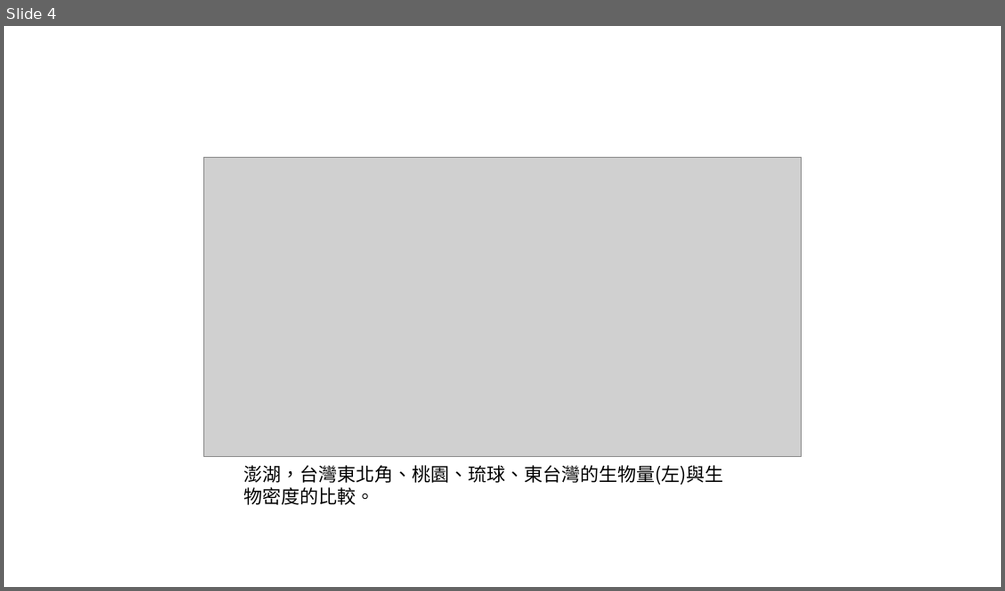
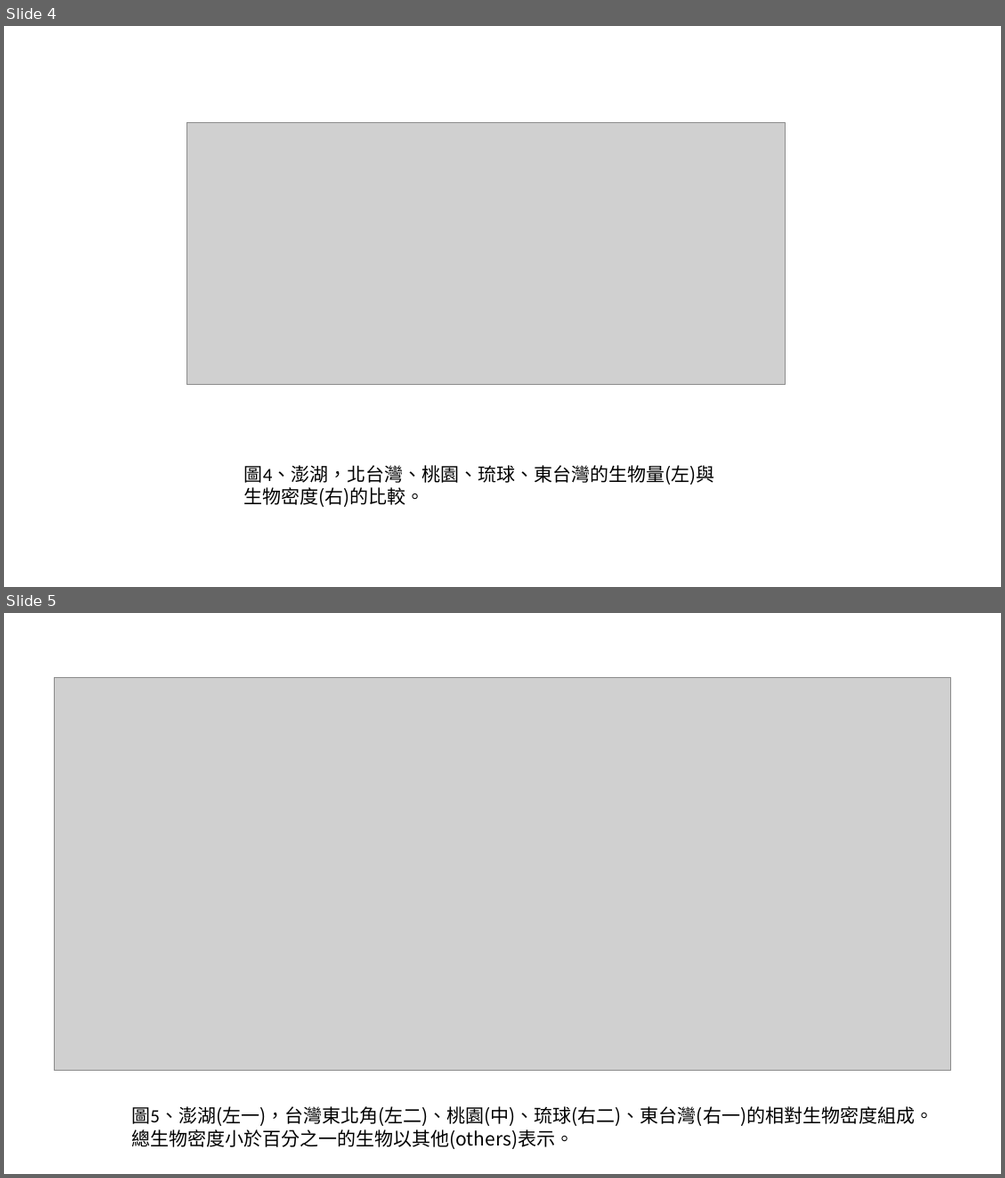
Before and after one commit to chenyenting1998/2022_OCA_midterm, a slide deck: report/figure.pptx. Shown one above the other, each under a label of ours: slide 4 before the commit, slides 4 and 5 after it. The pictures are 1005x591 and 1005x1178 pixels, drawn with LibreOffice and Linux fonts; fonts in the diff are those of the drawing; grey boxes stand for pictures. Boxes give left, top, right and bottom in pixels: in the first picture for what was removed or moved away, otherwise in the second. Text is boxed around its words. In the diff, an @@ line names an element or a change of style, - is before the commit and + after.

```diff
--- a/report/figure.pptx
+++ b/report/figure.pptx
@@ slide 5 added at [4,613,1001,1174], background #FFFFFF @@
@@ picture added at [54,678,952,1070] @@
@@ text added at [131,1106,933,1149], 18 pt, text #000000 @@
+圖5、澎湖(左一)，台灣東北角(左二)、桃園(中)、琉球(右二)、東台灣(右一)的相對生物密度組成。總生物密度小於百分之一的生物以其他(others)表示。
@@ slide 4 changed as well @@
@@ picture: place and size @@
-picture at [203,157,802,456]
+picture at [187,122,785,384]
@@ text at [244,465,715,507]: text changed @@
-澎湖，台灣東北角、桃園、琉球、東台灣的生物量(左)與生物密度的比較。
+圖4、澎湖，北台灣、桃園、琉球、東台灣的生物量(左)與生物密度(右)的比較。
```
Also in this commit, not shown: 3 other slides changed, 3 other slides added, 4 slides removed, 1 other file.
